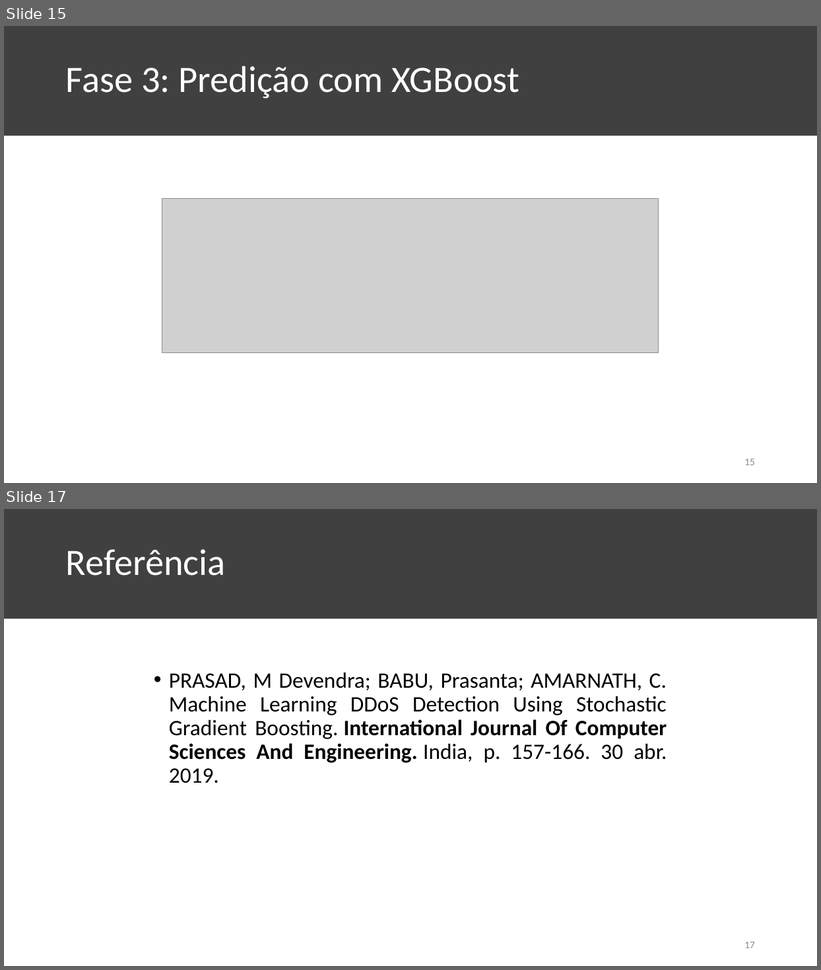
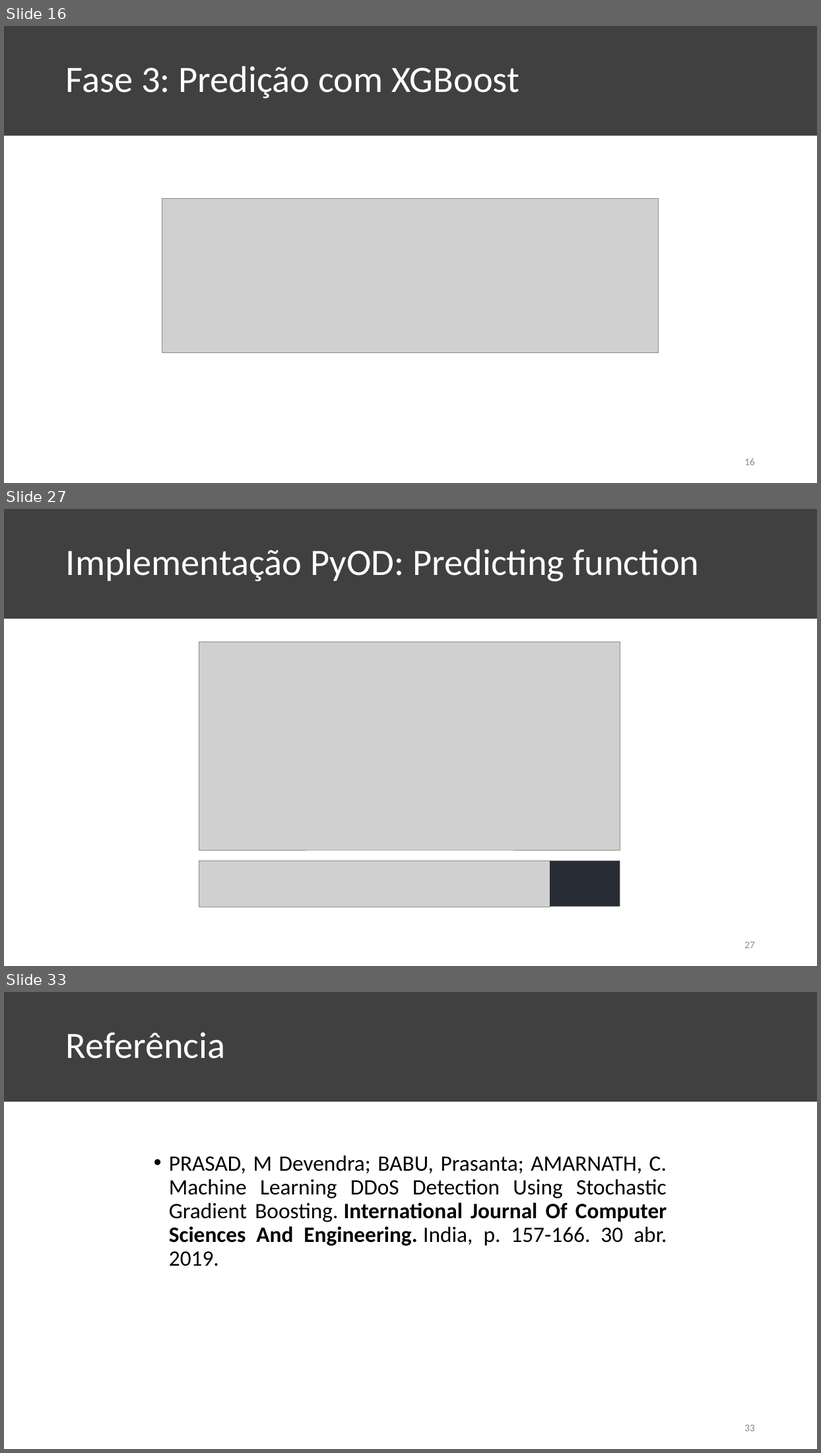
Before and after one commit to KaioAlex/DigitalSecurity, a slide deck: XGBOD-Seminar/XGBOD Seminar.pptx. Shown one above the other, each under a label of ours: slides 15 and 17 before the commit, slides 16, 27 and 33 after it; the slides between them are not shown. The pictures are 821x970 and 821x1453 pixels, drawn with LibreOffice and Linux fonts; fonts in the diff are those of the drawing; grey boxes stand for pictures. Boxes give left, top, right and bottom in pixels: in the first picture for what was removed or moved away, otherwise in the second. Text is boxed around its words. In the diff, an @@ line names an element or a change of style, - is before the commit and + after.

```diff
--- a/XGBOD-Seminar/XGBOD Seminar.pptx
+++ b/XGBOD-Seminar/XGBOD Seminar.pptx
@@ slide 27 added at <box>4,509,817,966</box>, background #FFFFFF; not listed: 1 template element that a slide beside it also shows @@
@@ title added at <box>66,549,699,582</box>, 44 pt, text #FFFFFF @@
+Implementação PyOD: Predicting function
@@ picture added at <box>199,642,620,851</box> @@
@@ picture added at <box>199,861,550,908</box> @@
@@ rectangle added at <box>550,861,620,907</box>, fill #282C34 @@
@@ page number added at <box>745,942,755,949</box>, 12 pt, text #8C8C8C @@
+27
@@ what was slide 15 is now slide 16 @@
@@ page number at <box>745,458,755,466</box>: text changed @@
-15
+16
@@ what was slide 17 is now slide 33 @@
@@ page number at <box>745,1425,755,1432</box>: text changed @@
-17
+33
```
Also in this commit, not shown: 2 slides changed, 18 other slides added, 3 slides removed, 1 other file.
